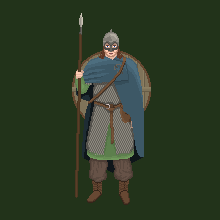
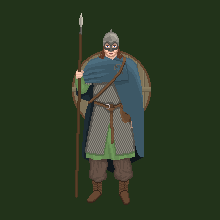
Layer changes from the first 220x220 image to the second:
painted on "Background" over <box>77,83,135,162</box>
